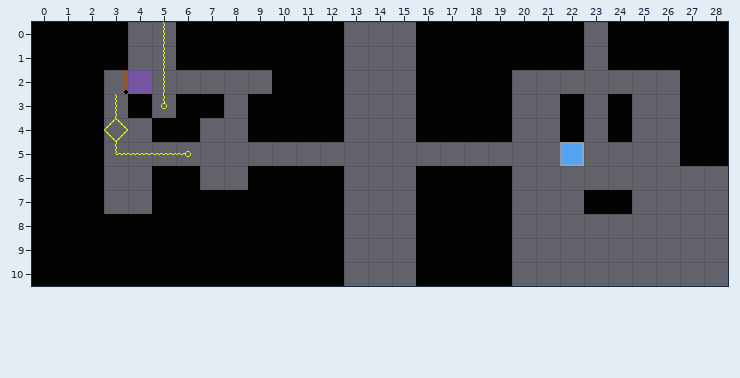
Tiled map (JSON): Assets/Level_Editor/TileMap/Broom_6.tmj. The picture above is the old version.
Cells are 32x32 px. Shown: x 0..28, y 0..10.
New version:
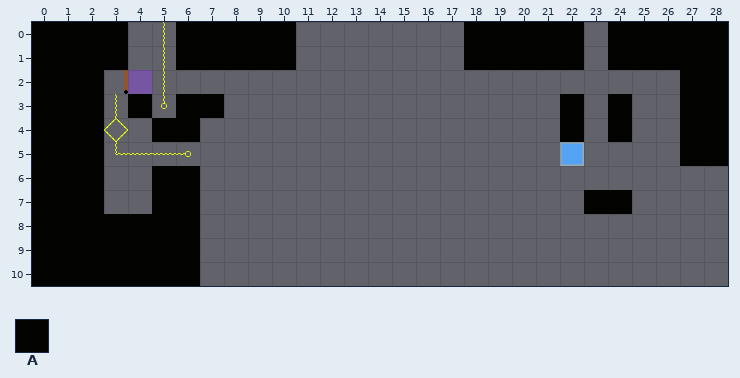
Key: from "tileSet": A 33.
_ is an empty cell.
What changed:
Layer "Blocks":
y 0..1: x 11..12 AA -> __; x 16..17 AA -> __
y 2: x 10..12 AAA -> ___; x 16..19 AAAA -> ____
y 3..4: x 9..12 AAAA -> ____; x 16..19 AAAA -> ____
y 6: x 9..12 AAAA -> ____; x 16..19 AAAA -> ____
y 7..10: x 7..12 AAAAAA -> ______; x 16..19 AAAA -> ____
